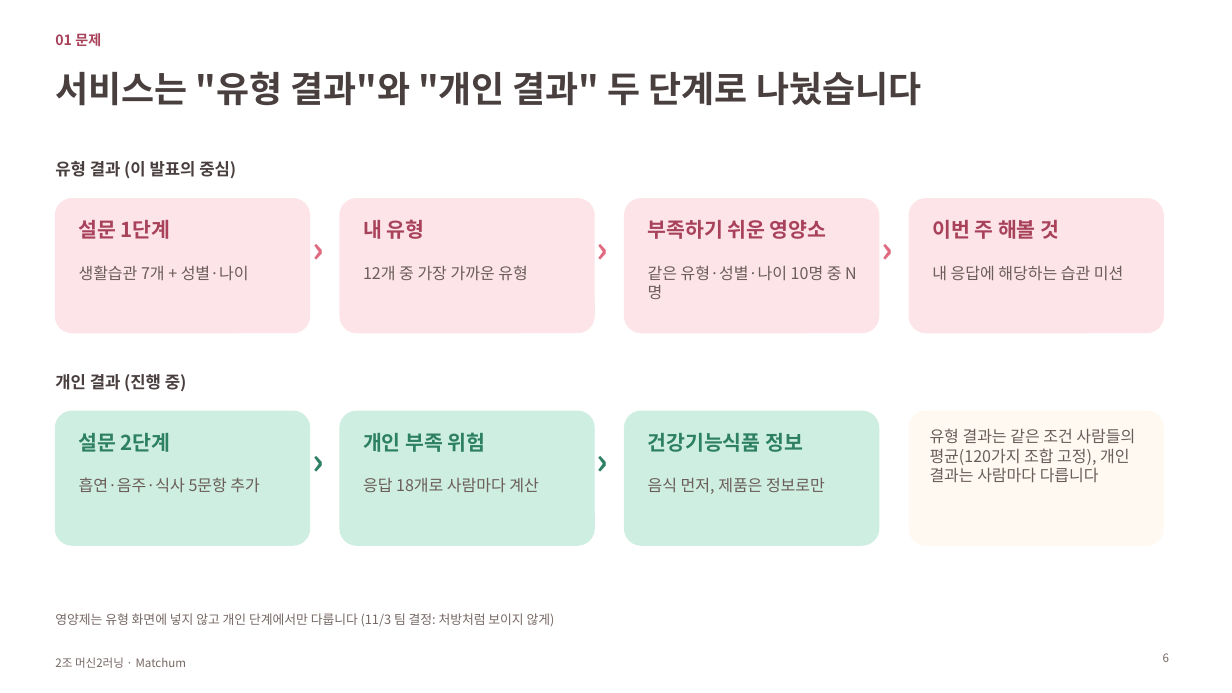
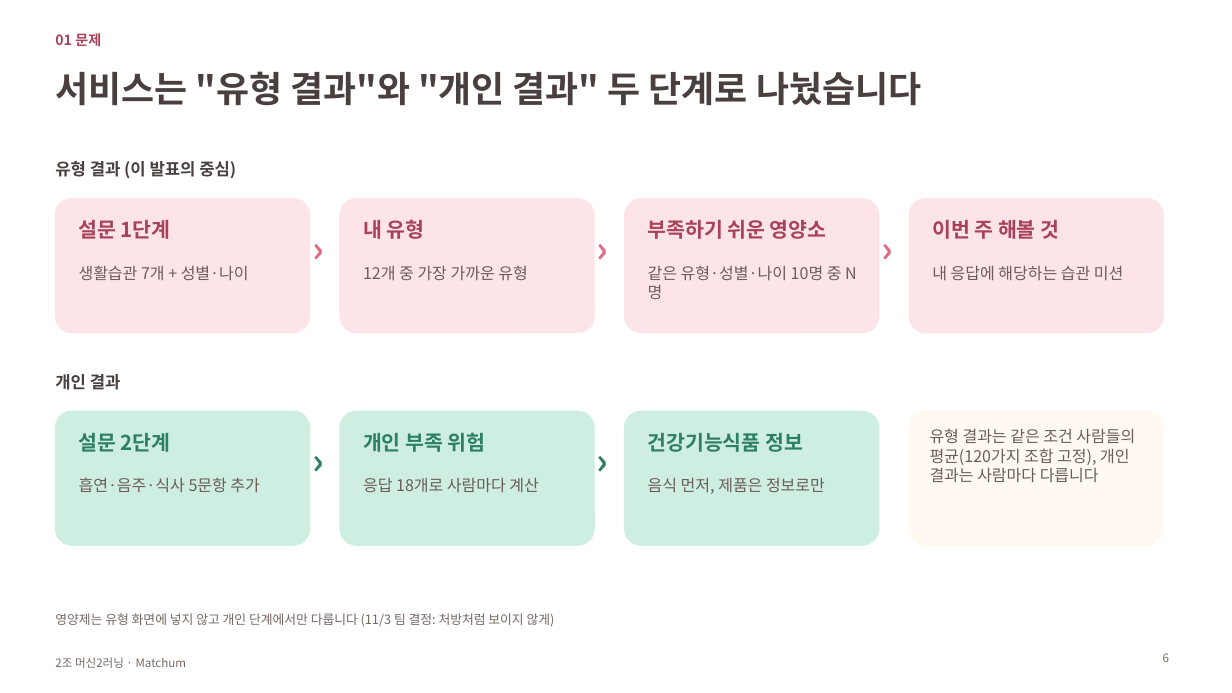
Before and after one commit to BigskyYang/Matchum, a slide deck: slide 6 of Yuhwan/발표_B안/최종발표_B안_생활습관유형_부족영양소.pptx. Drawn at 1232x693 pixels with LibreOffice and Linux fonts; fonts in the diff are those of the drawing. Boxes give left, top, right and bottom in pixels: in the first picture for what was removed or moved away, otherwise in the second. Text is boxed around its words. In the diff, an @@ line names an element or a change of style, - is before the commit and + after.

Commit message:
feat(web): 유형 설명과 개인 예측을 구분하고 설문 분기 및 발표 자료 개편

```diff
--- a/Yuhwan/발표_B안/최종발표_B안_생활습관유형_부족영양소.pptx
+++ b/Yuhwan/발표_B안/최종발표_B안_생활습관유형_부족영양소.pptx
@@ text at (55, 374, 121, 390): text changed @@
-개인 결과 (진행 중)
+개인 결과
```
Also in this commit, not shown: 11 other slides changed, 5 slides added, 1 slide removed, 36 other files.
